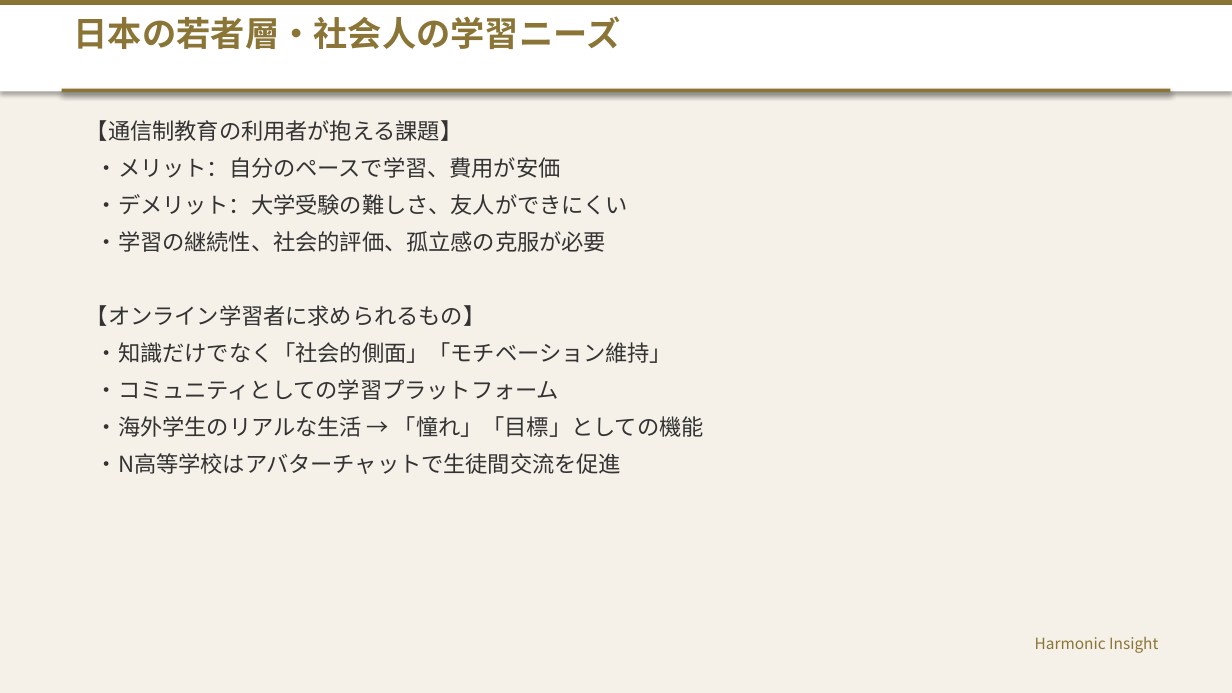
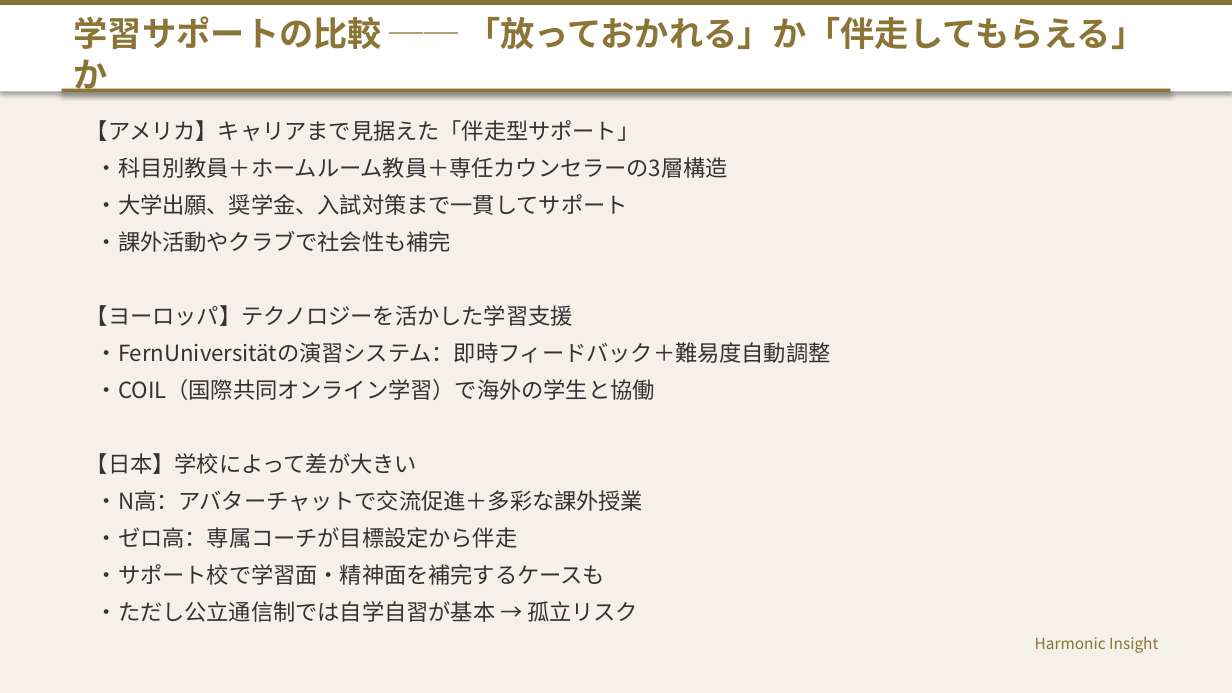
Before and after one commit to HarmonicInsight/Movie_Contents, a slide deck: slide 12 of 海外学習_留学_グローバルオンライン教育_プレゼンテーション.pptx (slide 8 before the commit). Drawn at 1232x693 pixels with LibreOffice and Linux fonts; fonts in the diff are those of the drawing. Boxes give left, top, right and bottom in pixels: in the first picture for what was removed or moved away, otherwise in the second. Text is boxed around its words. In the diff, an @@ line names an element or a change of style, - is before the commit and + after.

```diff
--- a/海外学習_留学_グローバルオンライン教育_プレゼンテーション.pptx
+++ b/海外学習_留学_グローバルオンライン教育_プレゼンテーション.pptx
@@ text at [74,16,1145,97]: text changed @@
-日本の若者層・社会人の学習ニーズ
+学習サポートの比較 ── 「放っておかれる」か「伴走してもらえる」か
@@ text at [86,120,831,585]: text changed @@
-【通信制教育の利用者が抱える課題】
-・メリット：自分のペースで学習、費用が安価
-・デメリット：大学受験の難しさ、友人ができにくい
-・学習の継続性、社会的評価、孤立感の克服が必要
-【オンライン学習者に求められるもの】
-・知識だけでなく「社会的側面」「モチベーション維持」
-・コミュニティとしての学習プラットフォーム
-・海外学生のリアルな生活 → 「憧れ」「目標」としての機能
-・N高等学校はアバターチャットで生徒間交流を促進
+【アメリカ】キャリアまで見据えた「伴走型サポート」
+・科目別教員＋ホームルーム教員＋専任カウンセラーの3層構造
+・大学出願、奨学金、入試対策まで一貫してサポート
+・課外活動やクラブで社会性も補完
+【ヨーロッパ】テクノロジーを活かした学習支援
+・FernUniversitätの演習システム：即時フィードバック＋難易度自動調整
+・COIL（国際共同オンライン学習）で海外の学生と協働
+【日本】学校によって差が大きい
+・N高：アバターチャットで交流促進＋多彩な課外授業
+・ゼロ高：専属コーチが目標設定から伴走
+・サポート校で学習面・精神面を補完するケースも
+・ただし公立通信制では自学自習が基本 → 孤立リスク
```
Also in this commit, not shown: 13 other slides changed, 2 slides added, 14 slides removed, 1 other file.
